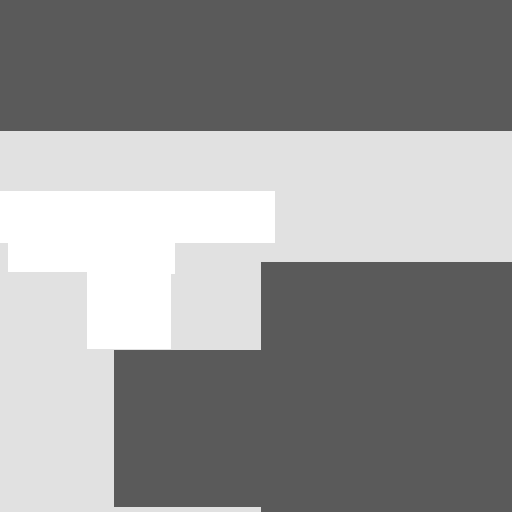
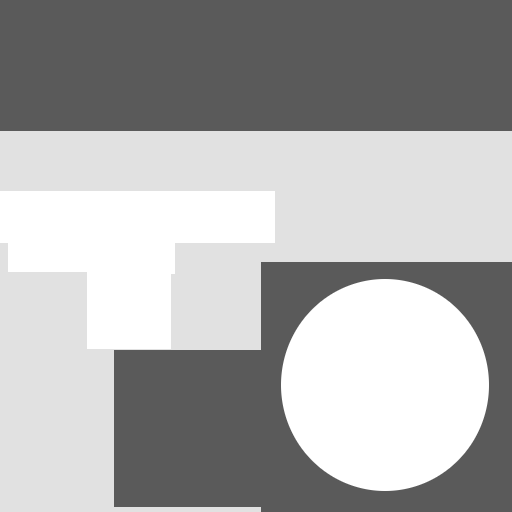
Revision of a layered 512 x 512 image; what changed, layer by layer:
painted on "Warstwa #5" over [281, 279, 489, 491]
